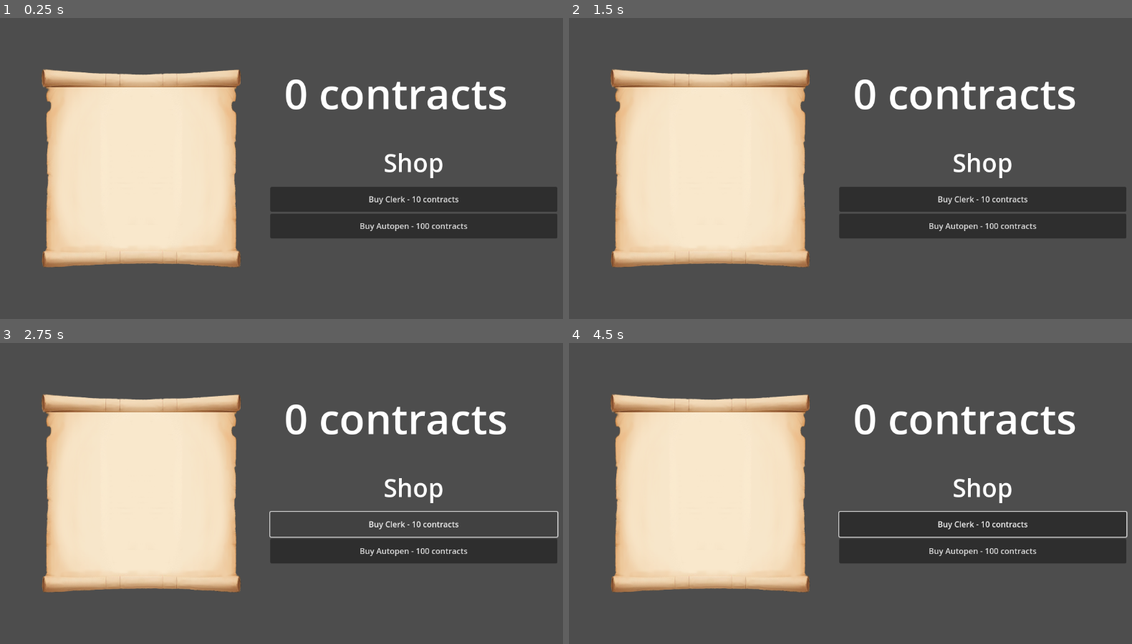
Above: before the commit, frames 1-4 (two rows, left to right).
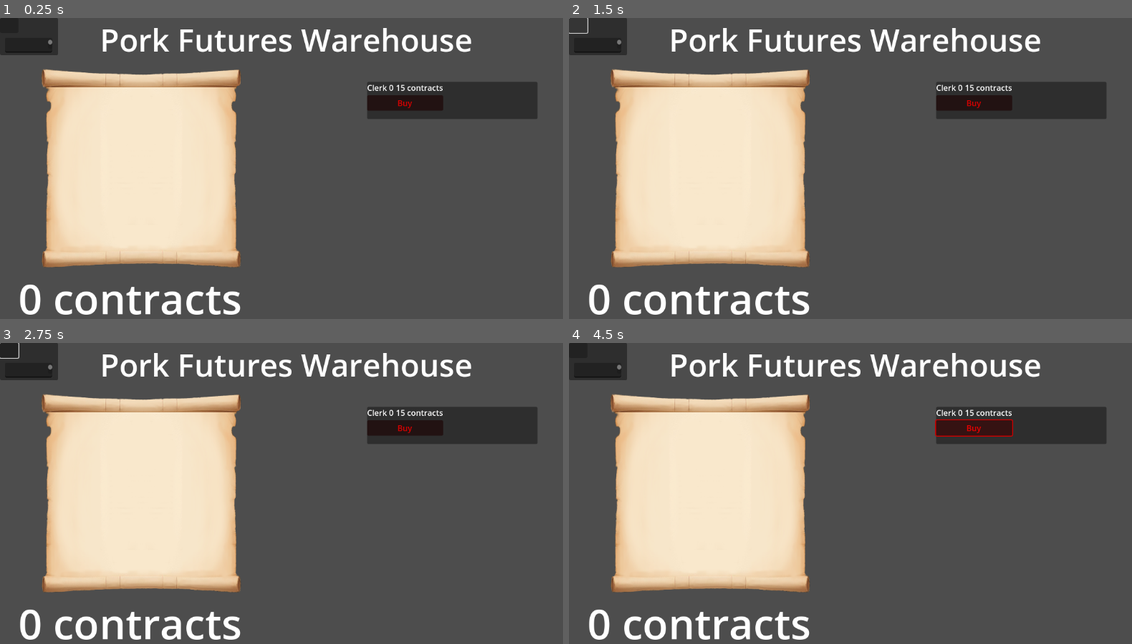
Above: after the commit, the same moments.

Repository: gamedevsprints/pork-futures-warehouse
Game: Godot game, scene res://main.tscn
The game is run twice, just before and just after one commit, with the same random seed, the same clock (stepped at 60 frames per second) and the same inputs.
Inputs (mouse positions are in pixels of both pictures, inside the frame that each line leads up to):
- Up to frame 1 (0.25 s): no input
- Up to frame 2 (1.5 s): click (974, 102) at 0.5 s, where only the run after the commit has a clickable "Buy"; click (580, 24) at 1.27 s
- Up to frame 3 (2.75 s): click (416, 523) at 2 s, where only the run before the commit has a clickable "Buy Clerk - 10 contracts"
- Up to frame 4 (4.5 s): click (985, 550) at 2.75 s, where only the run before the commit has a clickable "Buy Autopen - 100 contracts"; click (985, 523) at 3.5 s, where only the run before the commit has a clickable "Buy Clerk - 10 contracts"; click (974, 427) at 4.25 s, where only the run after the commit has a clickable "Buy"

The runs differ from the first frame. In frame 1, 17% of the frame differs, in the area x 0-99%, y 0-99%; in frame 2, 17%; in frame 3, 14%; in frame 4, 18%, in the area x 0-100%, y 0-99%.

Commit message:
add multiple Generators

Diff:
--- /dev/null
+++ b/generator_panel.gd
@@ -0,0 +1,81 @@
+extends Node
+class_name Generator
+# var autopen_count = 0
+# var autopen_base_price = 100
+# var autopen_growth_rate = 1.7
+# var autopen_production = 8
+# var buy_autopen_button_format_string = "Buy Autopen - %s contracts"
+var generator_name_label: Label
+@onready var buy_button: Button = %BuyButton
+@onready var count_label: Label = %CountLabel
+@onready var cost_label: Label = %CostLabel
+
+var has_been_visible = false
+
+
+@export var count: int # :
+	#set(value):
+		#price = generator_price()
+
+@export var base_price: int
+var price: int
+@export var growth_rate: float
+@export var production_rate: int
+@export var generator_name: String
+@export var can_afford: bool
+@export var unlock_score: int
+signal purchase_attempted(price: int, generator: Generator)
+
+func generator_price():
+	return int(base_price * (growth_rate) ** float(count))
+
+
+
+# Called when the node enters the scene tree for the first time.
+func _ready() -> void:
+	count = 0
+	price = generator_price()
+	generator_name_label = %GeneratorNameLabel
+	generator_name_label.text = generator_name
+	count_label.text = str(count)
+	cost_label.text = str(price) + " contracts"
+	self.visible = false
+
+
+
+## Called every frame. 'delta' is the elapsed time since the previous frame.
+#func _process(delta: float) -> void:
+	#pass
+
+
+func buy():
+	count += 1
+	price = generator_price()
+	count_label.text = str(count)
+	_update_cost_label(price)
+
+
+func _update_cost_label(price_: int):
+	cost_label.text = str(price_) + " contracts"
+
+func _update_affordability(score: int):
+	can_afford = score >= generator_price()
+	#buy_button.disabled = not can_afford  # why problem?
+	if not can_afford:
+		buy_button.modulate = Color("red")
+	else:
+		buy_button.modulate = Color("green")
+
+
+func _update_visibility(score: int):
+	if has_been_visible:
+		return
+	if score >= unlock_score:
+
+		self.visible = true
+		has_been_visible = true
+
+func _on_buy_button_button_down() -> void:
+
+	pass # Replace with function body.
+	purchase_attempted.emit(price, self)
--- /dev/null
+++ b/generator_panel.tscn
@@ -0,0 +1,41 @@
+[gd_scene load_steps=2 format=3 uid="uid://d0kbb8n5inu08"]
+
+[ext_resource type="Script" uid="uid://buh6psnd0mhfl" path="res://generator_panel.gd" id="1_wkv6j"]
+
+[node name="GeneratorPanel" type="Panel"]
+script = ExtResource("1_wkv6j")
+base_price = 10
+growth_rate = 1.15
+production_rate = 1
+generator_name = "myname"
+
+[node name="VBoxContainer" type="VBoxContainer" parent="."]
+layout_mode = 0
+offset_right = 40.0
+offset_bottom = 40.0
+
+[node name="HBoxContainer" type="HBoxContainer" parent="VBoxContainer"]
+layout_mode = 2
+
+[node name="GeneratorNameLabel" type="Label" parent="VBoxContainer/HBoxContainer"]
+unique_name_in_owner = true
+layout_mode = 2
+text = "placeholdername"
+
+[node name="CountLabel" type="Label" parent="VBoxContainer/HBoxContainer"]
+unique_name_in_owner = true
+layout_mode = 2
+text = "placse"
+
+[node name="CostLabel" type="Label" parent="VBoxContainer/HBoxContainer"]
+unique_name_in_owner = true
+layout_mode = 2
+text = "placeholdercost"
+
+[node name="BuyButton" type="Button" parent="VBoxContainer"]
+unique_name_in_owner = true
+modulate = Color(1, 0, 0, 1)
+layout_mode = 2
+text = "Buy"
+
+[connection signal="button_down" from="VBoxContainer/BuyButton" to="." method="_on_buy_button_button_down"]
--- a/main.gd
+++ b/main.gd
@@ -1,4 +1,6 @@
 extends Node2D
+
+var debug = true
 
 var score = 0
 var clerks: int = 0
@@ -15,13 +17,42 @@
 var autopen_production = 8
 var buy_autopen_button_format_string = "Buy Autopen - %s contracts"
 @onready var buy_autopen_button: Button = $Control/BuyAutopenButton
-
+@onready var generators_container: VBoxContainer = %Generators
+var generators: Array[Generator]
 
 func _ready() -> void:
 	buy_cerk_button.text = clerk_button_message_format_string % str(clerk_price())
 	buy_autopen_button.text = buy_autopen_button_format_string % str(autopen_price())  # hid the at first?
+	for generator in generators_container.get_children():
+		generators.append(generator)
+	for generator in generators:
+		generator._update_affordability(score)
+		generator._update_visibility(score)
+		generator.purchase_attempted.connect(_handle_purchase_attempted)
+	if debug:
+		%DebugPanel.visible = true
+	else:
+		%DebugPanel.visible = false
+
+
+
 func _on_button_button_down() -> void:
 	increment_score()
+	for generator in generators:
+		generator._update_affordability(score)
+		generator._update_visibility(score)
+
+func _handle_purchase_attempted(price: int, generator: Generator):
+	if score >= price:
+		score -= price
+		rich_text_label.text = str(score) + " contracts"
+		generator.buy()
+		for generator_ in generators:
+			generator_._update_affordability(score)
+			generator._update_visibility(score)
+	else:
+		pass
+
 
 
 func increment_score():
@@ -57,5 +88,17 @@
 
 
 func _on_production_timer_timeout() -> void:
-	score += clerks * clerk_production_rate_per_second
+	#score += clerks * clerk_production_rate_per_second
+	#score += autopen_count * autopen_production
+
+	for generator in generators:
+		score += generator.count * generator.production_rate
+
+	for generator in generators:
+		generator._update_affordability(score)
+		generator._update_visibility(score)
 	rich_text_label.text = str(score) + " contracts"
+
+
+func _on_debug_button_button_down() -> void:
+	score += int(%DebugTextEdit.text)
--- a/main.tscn
+++ b/main.tscn
@@ -1,7 +1,8 @@
-[gd_scene load_steps=3 format=3 uid="uid://cavgbb0otl4hg"]
+[gd_scene load_steps=4 format=3 uid="uid://cavgbb0otl4hg"]
 
 [ext_resource type="Script" uid="uid://br03nvflmbaxo" path="res://main.gd" id="1_0xm2m"]
 [ext_resource type="Texture2D" uid="uid://ja6h67d0psy2" path="res://assets/container.png" id="1_ig7tw"]
+[ext_resource type="PackedScene" uid="uid://d0kbb8n5inu08" path="res://generator_panel.tscn" id="3_h2yge"]
 
 [node name="main" type="Node2D"]
 script = ExtResource("1_0xm2m")
@@ -19,15 +20,16 @@
 offset_bottom = 469.0
 
 [node name="RichTextLabel" type="RichTextLabel" parent="."]
-offset_left = 572.0
-offset_top = 94.0
-offset_right = 1142.0
-offset_bottom = 233.0
+offset_left = 37.0
+offset_top = 508.0
+offset_right = 697.0
+offset_bottom = 647.0
 theme_override_font_sizes/normal_font_size = 84
 text = "0 contracts
 "
 
 [node name="Control" type="VBoxContainer" parent="."]
+visible = false
 offset_left = 544.0
 offset_top = 257.0
 offset_right = 1122.0
@@ -53,7 +55,93 @@
 [node name="ProductionTimer" type="Timer" parent="."]
 autostart = true
 
+[node name="LabelPorkFuturesWarehouse" type="RichTextLabel" parent="."]
+offset_right = 1152.0
+offset_bottom = 98.0
+theme_override_font_sizes/normal_font_size = 63
+text = "Pork Futures Warehouse"
+horizontal_alignment = 1
+
+[node name="Generators" type="VBoxContainer" parent="."]
+unique_name_in_owner = true
+custom_minimum_size = Vector2(300, 500)
+anchors_preset = 5
+anchor_left = 0.5
+anchor_right = 0.5
+offset_left = 739.0
+offset_top = 129.0
+offset_right = 1082.0
+offset_bottom = 629.0
+grow_horizontal = 2
+size_flags_horizontal = 3
+size_flags_vertical = 3
+
+[node name="Clerk" parent="Generators" instance=ExtResource("3_h2yge")]
+custom_minimum_size = Vector2(0, 75)
+layout_mode = 2
+base_price = 15
+generator_name = "Clerk"
+
+[node name="Autopen" parent="Generators" instance=ExtResource("3_h2yge")]
+custom_minimum_size = Vector2(0, 75)
+layout_mode = 2
+base_price = 100
+production_rate = 5
+generator_name = "Autopen"
+unlock_score = 80
+
+[node name="Broker" parent="Generators" instance=ExtResource("3_h2yge")]
+custom_minimum_size = Vector2(0, 75)
+layout_mode = 2
+base_price = 1000
+production_rate = 50
+generator_name = "Broker"
+unlock_score = 800
+
+[node name="Manager" parent="Generators" instance=ExtResource("3_h2yge")]
+custom_minimum_size = Vector2(0, 75)
+layout_mode = 2
+base_price = 12000
+production_rate = 250
+generator_name = "Manager"
+unlock_score = 8000
+
+[node name="Trader" parent="Generators" instance=ExtResource("3_h2yge")]
+custom_minimum_size = Vector2(0, 75)
+layout_mode = 2
+base_price = 130000
+production_rate = 1500
+generator_name = "Trader"
+unlock_score = 80000
+
+[node name="Federal Pork Reserve" parent="Generators" instance=ExtResource("3_h2yge")]
+custom_minimum_size = Vector2(0, 75)
+layout_mode = 2
+base_price = 250000
+production_rate = 3000
+generator_name = "Federal Pork Reserve"
+unlock_score = 800000
+
+[node name="DebugPanel" type="Panel" parent="."]
+unique_name_in_owner = true
+offset_right = 117.0
+offset_bottom = 75.0
+
+[node name="debugButton" type="Button" parent="DebugPanel"]
+layout_mode = 0
+offset_right = 37.0
+offset_bottom = 30.0
+
+[node name="DebugTextEdit" type="TextEdit" parent="DebugPanel"]
+unique_name_in_owner = true
+layout_mode = 0
+offset_left = 10.0
+offset_top = 40.0
+offset_right = 105.0
+offset_bottom = 70.0
+
 [connection signal="button_down" from="Button" to="." method="_on_button_button_down"]
 [connection signal="button_down" from="Control/BuyCerkButton" to="." method="_on_buy_cerk_button_button_down"]
 [connection signal="button_down" from="Control/BuyAutopenButton" to="." method="_on_buy_autopen_button_button_down"]
 [connection signal="timeout" from="ProductionTimer" to="." method="_on_production_timer_timeout"]
+[connection signal="button_down" from="DebugPanel/debugButton" to="." method="_on_debug_button_button_down"]
--- /dev/null
+++ b/scripts/generator.gd
@@ -0,0 +1,39 @@
+extends Node
+# var autopen_count = 0
+# var autopen_base_price = 100
+# var autopen_growth_rate = 1.7
+# var autopen_production = 8
+# var buy_autopen_button_format_string = "Buy Autopen - %s contracts"
+
+
+var count: int
+var base_price: int
+var growth_rate: float
+var production_rate: int
+var generator_name: String
+var can_afford: bool
+
+signal purchase_attempted(price: int)
+signal affordability_updated(can_afford: bool)
+
+func _init(init_base_price, init_growth_rate, init_production_rate, init_generator_name) -> void:
+	count = 0
+	base_price = init_base_price
+	growth_rate = init_growth_rate
+	production_rate = init_production_rate
+	generator_name = init_generator_name
+	can_afford = false
+
+func generator_price():
+	return int(base_price * (growth_rate) ** float(count))
+
+
+
+# Called when the node enters the scene tree for the first time.
+func _ready() -> void:
+	pass # Replace with function body.
+
+
+# Called every frame. 'delta' is the elapsed time since the previous frame.
+func _process(delta: float) -> void:
+	pass
Not shown, added: generator_panel.gd.uid
Not shown, changed: ideas.txt
Not shown, added: scripts/generator.gd.uid
